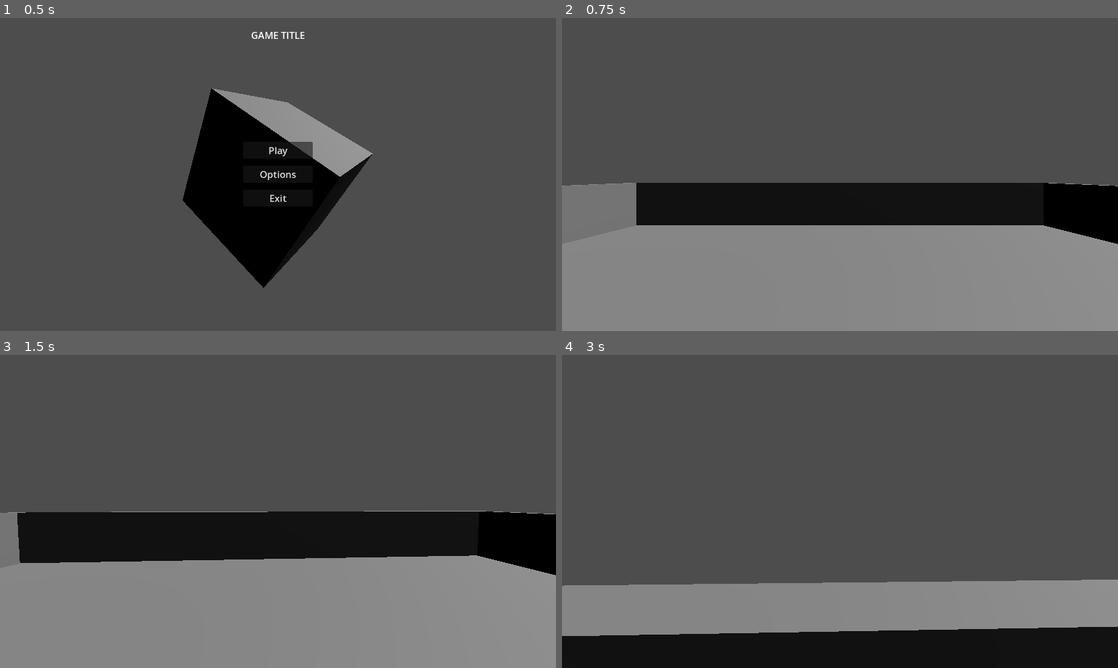
Above: before the commit, frames 1-4 (two rows, left to right).
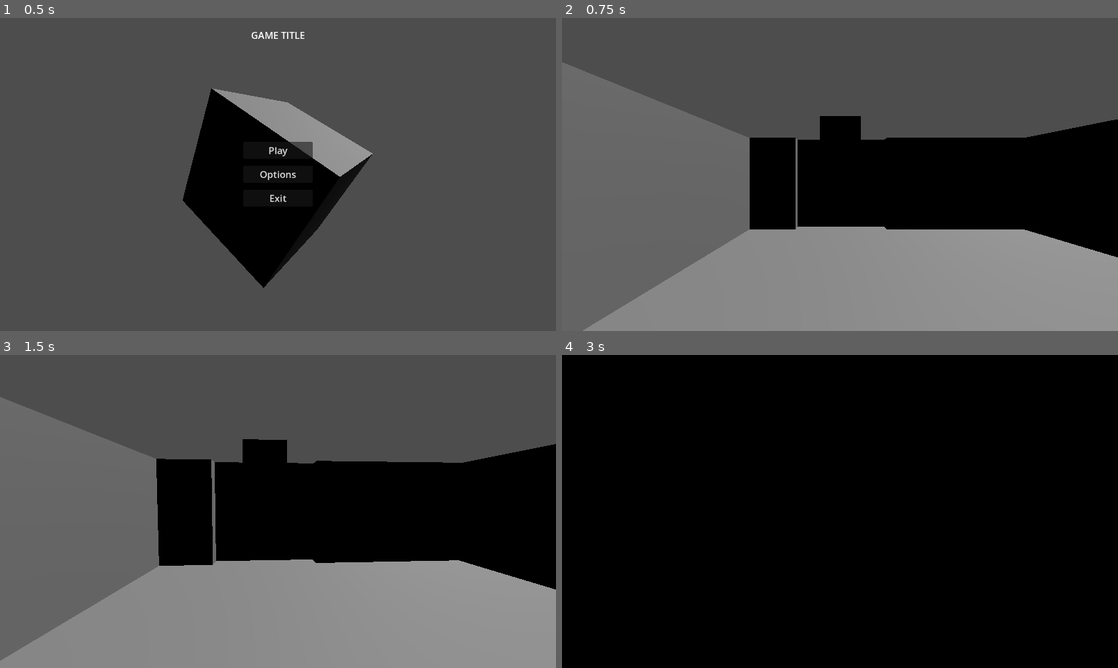
Above: after the commit, the same moments.

Repository: Kibaus/Jamsepticeye_GameJam
Game: Godot game, scene res://scenes/main.tscn
The game is run twice, just before and just after one commit, with the same random seed, the same clock (stepped at 60 frames per second) and the same inputs. Sound files missing from this copy of the repository are replaced by a short silence.
Inputs (mouse positions are in pixels of both pictures, inside the frame that each line leads up to):
- Up to frame 1 (0.5 s): no input
- Up to frame 2 (0.75 s): click "Play" at 0.5 s
- Up to frame 3 (1.5 s): tap Enter at 1.25 s; move the mouse to (305, 511) at 1.27 s; hold W (move_forward) from 1.28 s (still down)
- Up to frame 4 (3 s): keep holding W (move_forward); tap Space (jump) at 1.52, 2.27 s; move the mouse to (812, 511) at 2.02 s; move the mouse to (851, 505) at 2.77 s

Frame 1 is identical in both runs. In frame 2, 30% of the frame differs, in the area x 0-100%, y 14-100%; in frame 3, 30%; in frame 4, 88%, in the area x 0-100%, y 0-90%.

Commit message:
updated test enviro and door system

Diff:
--- a/jamsepticeye-gj/scenes/components/player.tscn
+++ b/jamsepticeye-gj/scenes/components/player.tscn
@@ -9,6 +9,14 @@
 [sub_resource type="CapsuleMesh" id="CapsuleMesh_u8vuu"]
 radius = 0.3
 height = 1.6
+
+[sub_resource type="CylinderMesh" id="CylinderMesh_6mmc7"]
+top_radius = 0.2
+bottom_radius = 0.1
+height = 0.3
+
+[sub_resource type="StandardMaterial3D" id="StandardMaterial3D_h3cwf"]
+albedo_color = Color(0.9552701, 0.41789043, 1.92523e-07, 1)
 
 [node name="Player" type="CharacterBody3D"]
 script = ExtResource("1_6mmc7")
@@ -21,6 +29,12 @@
 transform = Transform3D(1, 0, 0, 0, 1, 0, 0, 0, 1, 0, 0.8, 0)
 mesh = SubResource("CapsuleMesh_u8vuu")
 
+[node name="MeshInstance3D2" type="MeshInstance3D" parent="MeshInstance3D"]
+transform = Transform3D(1, 0, 0, 0, -4.371139e-08, 0.56, 0, -1, -2.4478377e-08, 0, 0.4180085, -0.30703267)
+mesh = SubResource("CylinderMesh_6mmc7")
+skeleton = NodePath("../..")
+surface_material_override/0 = SubResource("StandardMaterial3D_h3cwf")
+
 [node name="CamPivot" type="Marker3D" parent="."]
 unique_name_in_owner = true
 transform = Transform3D(1, 0, 0, 0, 1, 0, 0, 0, 1, 0, 1.2, 0)
--- /dev/null
+++ b/jamsepticeye-gj/scenes/door.gd
@@ -0,0 +1,31 @@
+class_name Door
+
+extends RigidBody3D
+
+enum DoorGroup{
+	Sun,
+	Moon,
+	Sword,
+	Shield
+}
+
+var initial_position : Vector3
+
+func _ready() -> void:
+	initial_position = position
+
+func open( animate : bool = true):
+	if animate:
+		var tween : Tween = get_tree().create_tween()
+		tween.tween_property(self,"position",initial_position + Vector3(0,2,0),1)
+	else:
+		position.y = 2
+	pass
+
+func close(animate : bool = true):
+	if animate:
+		var tween : Tween = get_tree().create_tween()
+		tween.tween_property(self,"position",initial_position,1)
+	else:
+		position.y = 0
+	pass
--- /dev/null
+++ b/jamsepticeye-gj/scenes/door.tscn
@@ -0,0 +1,24 @@
+[gd_scene load_steps=4 format=3 uid="uid://rol1o4iavw6g"]
+
+[ext_resource type="Script" uid="uid://bihowvujpdtjn" path="res://scenes/door.gd" id="1_hpvv5"]
+
+[sub_resource type="BoxShape3D" id="BoxShape3D_5f452"]
+size = Vector3(0.5, 2, 2)
+
+[sub_resource type="BoxMesh" id="BoxMesh_hpvv5"]
+size = Vector3(0.5, 2, 2)
+
+[node name="Door" type="RigidBody3D"]
+can_sleep = false
+freeze = true
+freeze_mode = 1
+script = ExtResource("1_hpvv5")
+
+[node name="CollisionShape3D" type="CollisionShape3D" parent="."]
+transform = Transform3D(1, 0, 0, 0, 1, 0, 0, 0, 1, 0, 1, 0)
+shape = SubResource("BoxShape3D_5f452")
+
+[node name="MeshInstance3D" type="MeshInstance3D" parent="."]
+transform = Transform3D(1, 0, 0, 0, 1, 0, 0, 0, 1, 0, 1, 0)
+mesh = SubResource("BoxMesh_hpvv5")
+skeleton = NodePath("../..")
--- /dev/null
+++ b/jamsepticeye-gj/scenes/door_manager.gd
@@ -0,0 +1,97 @@
+extends Node
+
+@export var sword_doors : Array[Door]
+@export var shield_doors : Array[Door]
+@export var sun_doors : Array[Door]
+@export var moon_doors : Array[Door]
+
+enum SwordShieldState {
+	Sword,
+	Shield
+}
+
+enum SunMoonState{
+	Sun,
+	Moon
+}
+
+@export var current_swordshieldstate : SwordShieldState = SwordShieldState.Sword
+@export var current_sunmoonstate : SunMoonState = SunMoonState.Sun
+
+func _ready() -> void:
+	if current_sunmoonstate == SunMoonState.Sun:
+		for door in sun_doors:
+			door.open(false)
+		for door in moon_doors:
+			door.close(false)
+	else:
+		for door in sun_doors:
+			door.close(false)
+		for door in moon_doors:
+			door.open(false)
+
+	if current_swordshieldstate == SwordShieldState.Sword:
+		for door in sword_doors:
+			door.open(false)
+		for door in shield_doors:
+			door.close(false)
+	else:
+		for door in sword_doors:
+			door.open(false)
+		for door in shield_doors:
+			door.close(false)
+
+func _setup_doors():
+	if current_sunmoonstate == SunMoonState.Sun:
+		for door in sun_doors:
+			door.open(false)
+		for door in moon_doors:
+			door.close(false)
+	else:
+		for door in sun_doors:
+			door.close(false)
+		for door in moon_doors:
+			door.open(false)
+
+	if current_swordshieldstate == SwordShieldState.Sword:
+		for door in sword_doors:
+			door.open(false)
+		for door in shield_doors:
+			door.close(false)
+	else:
+		for door in sword_doors:
+			door.open(false)
+		for door in shield_doors:
+			door.close(false)
+
+func swap_sunmoon_doors(animate : bool = true):
+	if current_sunmoonstate == SunMoonState.Sun:
+		for door in sun_doors:
+			door.close(animate)
+		for door in moon_doors:
+			door.open(animate)
+		current_sunmoonstate = SunMoonState.Moon
+	else:
+		for door in sun_doors:
+			door.open(animate)
+		for door in moon_doors:
+			door.close(animate)
+		current_sunmoonstate = SunMoonState.Sun
+
+func swap_swordshield_doors(animate : bool = true):
+	if current_sunmoonstate == SunMoonState.Sun:
+		for door in sun_doors:
+			door.close(animate)
+		for door in moon_doors:
+			door.open(animate)
+		current_sunmoonstate = SunMoonState.Moon
+	else:
+		for door in sun_doors:
+			door.open(animate)
+		for door in moon_doors:
+			door.close(animate)
+		current_sunmoonstate = SunMoonState.Sun
+
+
+func _on_timer_timeout() -> void:
+	swap_sunmoon_doors()
--- a/jamsepticeye-gj/scenes/game.tscn
+++ b/jamsepticeye-gj/scenes/game.tscn
@@ -1,80 +1,31 @@
-[gd_scene load_steps=8 format=3 uid="uid://dibbitpgdr7gr"]
+[gd_scene load_steps=5 format=3 uid="uid://dibbitpgdr7gr"]
 
+[ext_resource type="Script" uid="uid://cqn70gcucl241" path="res://scenes/door_manager.gd" id="1_lbhrr"]
 [ext_resource type="PackedScene" uid="uid://bi1fcsxwupdxd" path="res://scenes/components/player.tscn" id="1_uwrxv"]
-
-[sub_resource type="BoxMesh" id="BoxMesh_uwrxv"]
-size = Vector3(0.2, 1, 10)
-
-[sub_resource type="BoxShape3D" id="BoxShape3D_yqjtg"]
-size = Vector3(0.2, 1, 10)
-
-[sub_resource type="BoxMesh" id="BoxMesh_yqjtg"]
-size = Vector3(10, 0.2, 10)
-
-[sub_resource type="BoxShape3D" id="BoxShape3D_lnu2h"]
-size = Vector3(10, 0.2, 10)
-
-[sub_resource type="BoxMesh" id="BoxMesh_lnu2h"]
-size = Vector3(9.6, 1, 0.2)
-
-[sub_resource type="BoxShape3D" id="BoxShape3D_lbhrr"]
-size = Vector3(9.6, 1, 0.2)
+[ext_resource type="PackedScene" uid="uid://8emfl41vtqta" path="res://scenes/test_environment.tscn" id="2_yqjtg"]
+[ext_resource type="PackedScene" uid="uid://rol1o4iavw6g" path="res://scenes/door.tscn" id="3_lnu2h"]
 
 [node name="Game" type="Node"]
 
+[node name="DoorManager" type="Node" parent="." node_paths=PackedStringArray("sun_doors", "moon_doors")]
+script = ExtResource("1_lbhrr")
+sun_doors = [NodePath("Door")]
+moon_doors = [NodePath("Door2")]
+current_sunmoonstate = 1
+
+[node name="Door" parent="DoorManager" instance=ExtResource("3_lnu2h")]
+transform = Transform3D(1, 0, 0, 0, 1, 0, 0, 0, 1, 3.5, 0, -1)
+
+[node name="Door2" parent="DoorManager" instance=ExtResource("3_lnu2h")]
+transform = Transform3D(1, 0, 0, 0, 1, 0, 0, 0, 1, 8.6, 0, -1)
+
 [node name="Player" parent="." instance=ExtResource("1_uwrxv")]
+transform = Transform3D(-4.3711385e-08, 0, -0.99999994, 0, 1, 0, 0.99999994, 0, -4.3711385e-08, -1.4649057, 0, -1.0203619)
 
-[node name="TestEnvironment" type="Node" parent="."]
+[node name="TestEnvironment" parent="." instance=ExtResource("2_yqjtg")]
 
-[node name="DirectionalLight3D" type="DirectionalLight3D" parent="TestEnvironment"]
-transform = Transform3D(0.8067129, 0.01113837, 0.5908386, -0.59094363, 0.015205286, 0.8065696, 0, -0.9998224, 0.018848447, 0, 6.230423, 0)
+[node name="Timer" type="Timer" parent="."]
+wait_time = 2.0
+autostart = true
 
-[node name="StaticBody3D2" type="StaticBody3D" parent="TestEnvironment"]
-transform = Transform3D(1, 0, 0, 0, 1, 0, 0, 0, 1, 4.9, 0.5, 0)
-
-[node name="MeshInstance3D" type="MeshInstance3D" parent="TestEnvironment/StaticBody3D2"]
-mesh = SubResource("BoxMesh_uwrxv")
-skeleton = NodePath("../../..")
-
-[node name="CollisionShape3D" type="CollisionShape3D" parent="TestEnvironment/StaticBody3D2"]
-shape = SubResource("BoxShape3D_yqjtg")
-
-[node name="StaticBody3D" type="StaticBody3D" parent="TestEnvironment"]
-transform = Transform3D(1, 0, 0, 0, 1, 0, 0, 0, 1, 0, -0.1, 0)
-
-[node name="MeshInstance3D" type="MeshInstance3D" parent="TestEnvironment/StaticBody3D"]
-mesh = SubResource("BoxMesh_yqjtg")
-skeleton = NodePath("../..")
-
-[node name="CollisionShape3D" type="CollisionShape3D" parent="TestEnvironment/StaticBody3D"]
-shape = SubResource("BoxShape3D_lnu2h")
-
-[node name="StaticBody3D3" type="StaticBody3D" parent="TestEnvironment"]
-transform = Transform3D(1, 0, 0, 0, 1, 0, 0, 0, 1, -4.9, 0.5, 0)
-
-[node name="MeshInstance3D" type="MeshInstance3D" parent="TestEnvironment/StaticBody3D3"]
-mesh = SubResource("BoxMesh_uwrxv")
-skeleton = NodePath("../../..")
-
-[node name="CollisionShape3D" type="CollisionShape3D" parent="TestEnvironment/StaticBody3D3"]
-shape = SubResource("BoxShape3D_yqjtg")
-
-[node name="StaticBody3D4" type="StaticBody3D" parent="TestEnvironment"]
-transform = Transform3D(1, 0, 0, 0, 1, 0, 0, 0, 1, 0, 0.5, 4.9)
-
-[node name="MeshInstance3D" type="MeshInstance3D" parent="TestEnvironment/StaticBody3D4"]
-mesh = SubResource("BoxMesh_lnu2h")
-skeleton = NodePath("../../..")
-
-[node name="CollisionShape3D" type="CollisionShape3D" parent="TestEnvironment/StaticBody3D4"]
-shape = SubResource("BoxShape3D_lbhrr")
-
-[node name="StaticBody3D5" type="StaticBody3D" parent="TestEnvironment"]
-transform = Transform3D(1, 0, 0, 0, 1, 0, 0, 0, 1, 0, 0.5, -4.9)
-
-[node name="MeshInstance3D" type="MeshInstance3D" parent="TestEnvironment/StaticBody3D5"]
-mesh = SubResource("BoxMesh_lnu2h")
-skeleton = NodePath("../../..")
-
-[node name="CollisionShape3D" type="CollisionShape3D" parent="TestEnvironment/StaticBody3D5"]
-shape = SubResource("BoxShape3D_lbhrr")
+[connection signal="timeout" from="Timer" to="DoorManager" method="_on_timer_timeout"]
--- a/jamsepticeye-gj/scenes/level.tscn
+++ b/jamsepticeye-gj/scenes/level.tscn
@@ -33,7 +33,6 @@
 
 [node name="door" type="CSGBox3D" parent="CSGCombiner3D2"]
 transform = Transform3D(0.42343628, 0, 0, 0, 0.42590743, 0, 0, 0, 0.6742208, 2364.5498, 878.0125, -1388.4598)
-visible = false
 operation = 2
 size = Vector3(312.09677, 243.7526, 169.14508)
 
--- a/jamsepticeye-gj/scenes/test_environment.tscn
+++ b/jamsepticeye-gj/scenes/test_environment.tscn
@@ -1,74 +1,47 @@
-[gd_scene load_steps=7 format=3 uid="uid://8emfl41vtqta"]
-
-[sub_resource type="BoxMesh" id="BoxMesh_uwrxv"]
-size = Vector3(0.2, 1, 10)
-
-[sub_resource type="BoxShape3D" id="BoxShape3D_yqjtg"]
-size = Vector3(0.2, 1, 10)
-
-[sub_resource type="BoxMesh" id="BoxMesh_yqjtg"]
-size = Vector3(10, 0.2, 10)
-
-[sub_resource type="BoxShape3D" id="BoxShape3D_lnu2h"]
-size = Vector3(10, 0.2, 10)
-
-[sub_resource type="BoxMesh" id="BoxMesh_lnu2h"]
-size = Vector3(9.6, 1, 0.2)
-
-[sub_resource type="BoxShape3D" id="BoxShape3D_lbhrr"]
-size = Vector3(9.6, 1, 0.2)
+[gd_scene format=3 uid="uid://8emfl41vtqta"]
 
 [node name="TestEnvironment" type="Node"]
 
 [node name="DirectionalLight3D" type="DirectionalLight3D" parent="."]
-transform = Transform3D(0.8067129, 0.01113837, 0.5908386, -0.59094363, 0.015205286, 0.8065696, 0, -0.9998224, 0.018848447, 0, 6.230423, 0)
+transform = Transform3D(0.5704322, 0.7148572, 0.40445814, -0.5909437, 0.015205288, 0.8065697, 0.57043225, -0.6991052, 0.43111384, 0, 6.230423, 0)
 
-[node name="StaticBody3D2" type="StaticBody3D" parent="."]
-transform = Transform3D(1, 0, 0, 0, 1, 0, 0, 0, 1, 4.9, 0.5, 0)
+[node name="CSGCombiner3D" type="CSGCombiner3D" parent="."]
+use_collision = true
 
-[node name="MeshInstance3D" type="MeshInstance3D" parent="StaticBody3D2"]
-mesh = SubResource("BoxMesh_uwrxv")
-skeleton = NodePath("../../..")
+[node name="Room" type="CSGBox3D" parent="CSGCombiner3D"]
+transform = Transform3D(1, 0, 0, 0, 1, 0, 0, 0, 1, 2.5, 0.5, 2.5)
+size = Vector3(12, 3, 12)
 
-[node name="CollisionShape3D" type="CollisionShape3D" parent="StaticBody3D2"]
-shape = SubResource("BoxShape3D_yqjtg")
+[node name="Room2" type="CSGBox3D" parent="CSGCombiner3D"]
+transform = Transform3D(1, 0, 0, 0, 1, 0, 0, 0, 1, 11, 0.5, -1)
+size = Vector3(5, 3, 5)
 
-[node name="StaticBody3D" type="StaticBody3D" parent="."]
-transform = Transform3D(1, 0, 0, 0, 1, 0, 0, 0, 1, 0, -0.1, 0)
+[node name="CSGBox3D" type="CSGBox3D" parent="CSGCombiner3D"]
+transform = Transform3D(1, 0, 0, 0, 1, 0, 0, 0, 1, 0, 1, 0)
+operation = 2
+size = Vector3(6, 2, 6)
 
-[node name="MeshInstance3D" type="MeshInstance3D" parent="StaticBody3D"]
-mesh = SubResource("BoxMesh_yqjtg")
-skeleton = NodePath("../..")
+[node name="CSGBox3D2" type="CSGBox3D" parent="CSGCombiner3D"]
+transform = Transform3D(1, 0, 0, 0, 1, 0, 0, 0, 1, 6, 1, 2.5)
+operation = 2
+size = Vector3(4, 2, 11)
 
-[node name="CollisionShape3D" type="CollisionShape3D" parent="StaticBody3D"]
-shape = SubResource("BoxShape3D_lnu2h")
+[node name="CSGBox3D3" type="CSGBox3D" parent="CSGCombiner3D"]
+transform = Transform3D(1, 0, 0, 0, 1, 0, 0, 0, 1, 0.5, 1, 6)
+operation = 2
+size = Vector3(7, 2, 4)
 
-[node name="StaticBody3D3" type="StaticBody3D" parent="."]
-transform = Transform3D(1, 0, 0, 0, 1, 0, 0, 0, 1, -4.9, 0.5, 0)
+[node name="CSGBox3D4" type="CSGBox3D" parent="CSGCombiner3D"]
+transform = Transform3D(1, 0, 0, 0, 1, 0, 0, 0, 1, 11, 1, -1)
+operation = 2
+size = Vector3(4, 2, 4)
 
-[node name="MeshInstance3D" type="MeshInstance3D" parent="StaticBody3D3"]
-mesh = SubResource("BoxMesh_uwrxv")
-skeleton = NodePath("../../..")
+[node name="CSGBox3D5" type="CSGBox3D" parent="CSGCombiner3D"]
+transform = Transform3D(1, 0, 0, 0, 1, 0, 0, 0, 1, 8.5, 1, -1)
+operation = 2
+size = Vector3(1, 2, 2)
 
-[node name="CollisionShape3D" type="CollisionShape3D" parent="StaticBody3D3"]
-shape = SubResource("BoxShape3D_yqjtg")
-
-[node name="StaticBody3D4" type="StaticBody3D" parent="."]
-transform = Transform3D(1, 0, 0, 0, 1, 0, 0, 0, 1, 0, 0.5, 4.9)
-
-[node name="MeshInstance3D" type="MeshInstance3D" parent="StaticBody3D4"]
-mesh = SubResource("BoxMesh_lnu2h")
-skeleton = NodePath("../../..")
-
-[node name="CollisionShape3D" type="CollisionShape3D" parent="StaticBody3D4"]
-shape = SubResource("BoxShape3D_lbhrr")
-
-[node name="StaticBody3D5" type="StaticBody3D" parent="."]
-transform = Transform3D(1, 0, 0, 0, 1, 0, 0, 0, 1, 0, 0.5, -4.9)
-
-[node name="MeshInstance3D" type="MeshInstance3D" parent="StaticBody3D5"]
-mesh = SubResource("BoxMesh_lnu2h")
-skeleton = NodePath("../../..")
-
-[node name="CollisionShape3D" type="CollisionShape3D" parent="StaticBody3D5"]
-shape = SubResource("BoxShape3D_lbhrr")
+[node name="CSGBox3D6" type="CSGBox3D" parent="CSGCombiner3D"]
+transform = Transform3D(1, 0, 0, 0, 1, 0, 0, 0, 1, 3.5, 1, -1)
+operation = 2
+size = Vector3(1, 2, 2)
--- /dev/null
+++ b/jamsepticeye-gj/scenes/visual.tscn
@@ -0,0 +1,3 @@
+[gd_scene format=3 uid="uid://byamsbns7amsi"]
+
+[node name="Visual" type="Node"]
Not shown: 1 places in jamsepticeye-gj/scenes/components/player.tscn that only renumber resources
Not shown, added: jamsepticeye-gj/scenes/door.gd.uid
Not shown, added: jamsepticeye-gj/scenes/door_manager.gd.uid
